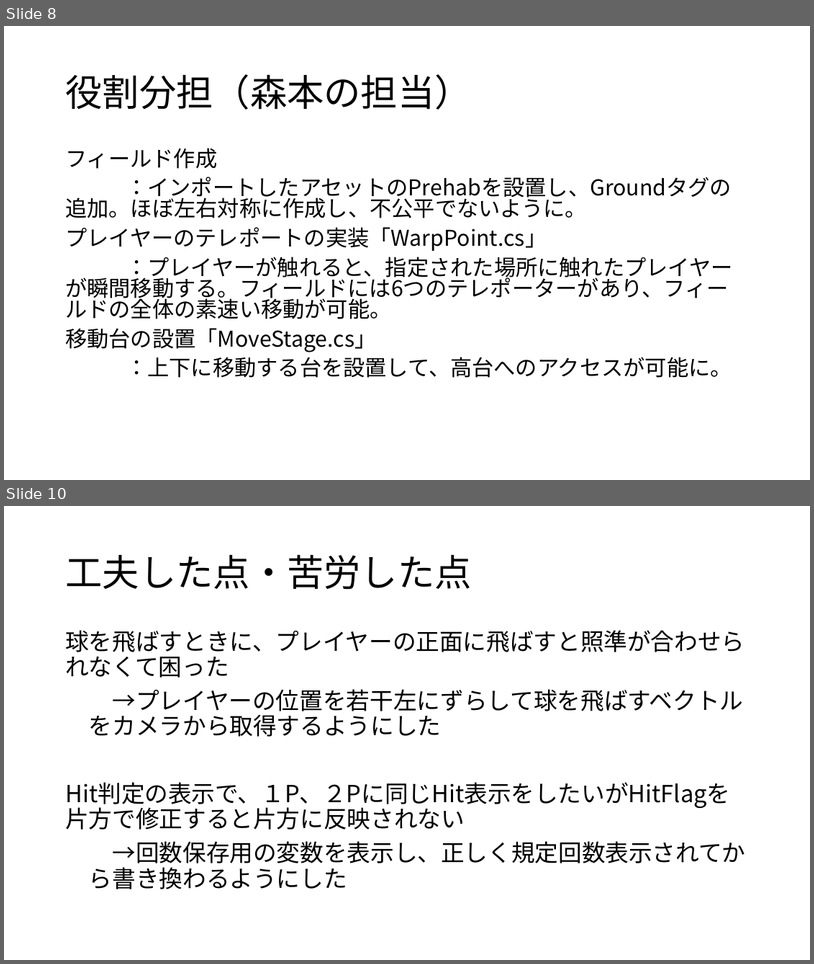
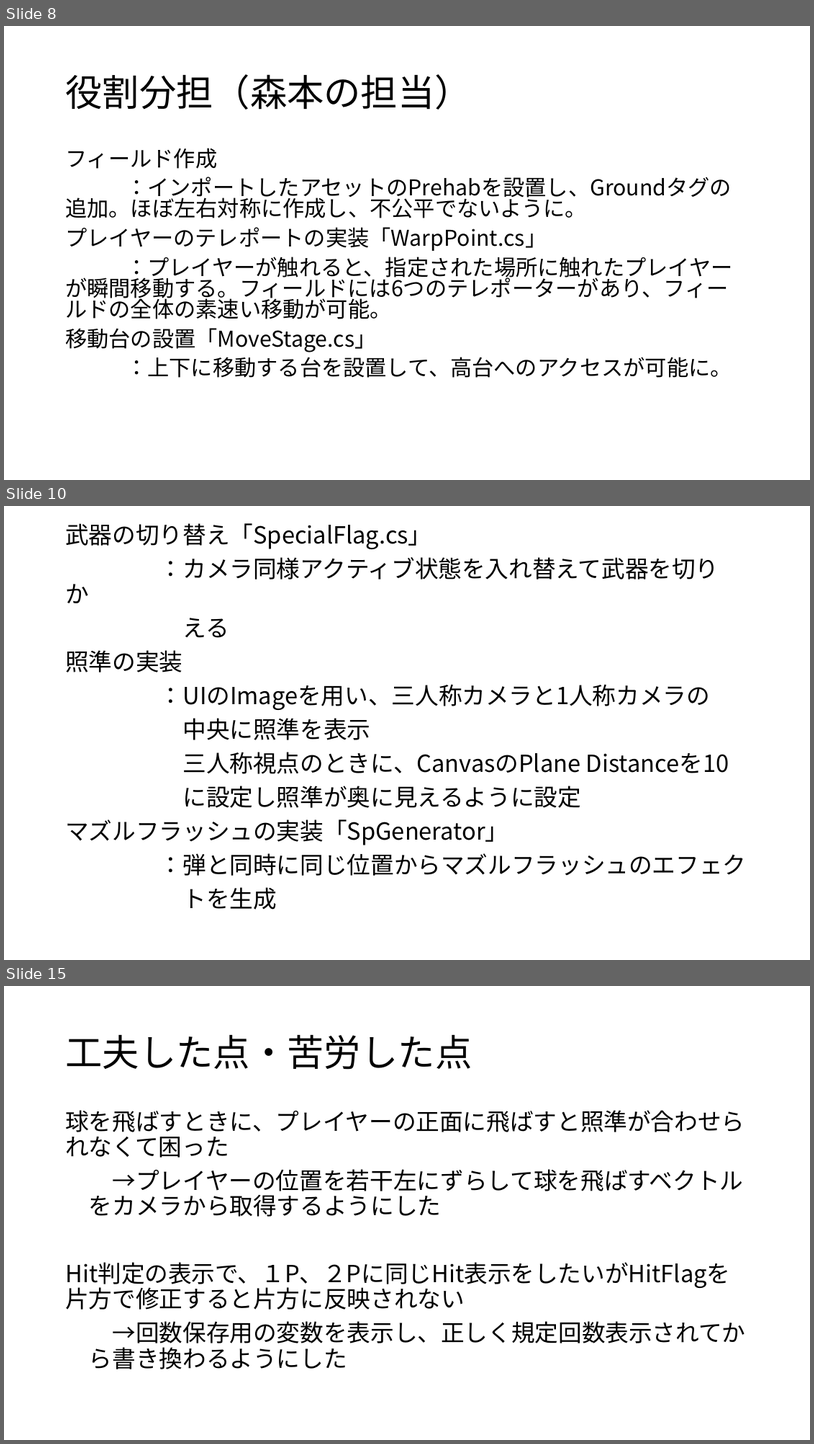
Before and after one commit to CGInteractive2018/CG_Interactive, a slide deck: Unityによるゲーム開発.pptx. Shown one above the other, each under a label of ours: slides 8 and 10 before the commit, slides 8, 10 and 15 after it; the slides between them are not shown. The pictures are 814x964 and 814x1444 pixels, drawn with LibreOffice and Linux fonts; fonts in the diff are those of the drawing. Boxes give left, top, right and bottom in pixels: in the first picture for what was removed or moved away, otherwise in the second. Text is boxed around its words. In the diff, an @@ line names an element or a change of style, - is before the commit and + after.

```diff
--- a/Unityによるゲーム開発.pptx
+++ b/Unityによるゲーム開発.pptx
@@ slide 10 added at <box>4,506,810,960</box>, background #FFFFFF @@
@@ text added at <box>65,523,747,909</box>, 28 pt, text #000000 @@
+武器の切り替え「SpecialFlag.cs」
+：カメラ同様アクティブ状態を入れ替えて武器を切りか
+える
+照準の実装
+：UIのImageを用い、三人称カメラと1人称カメラの
+中央に照準を表示
+三人称視点のときに、CanvasのPlane Distanceを10
+に設定し照準が奥に見えるように設定
+マズルフラッシュの実装「SpGenerator」
+：弾と同時に同じ位置からマズルフラッシュのエフェク
+トを生成
@@ what was slide 10 is now slide 15 @@
```
Also in this commit, not shown: 3 slides changed, 5 other slides added.
